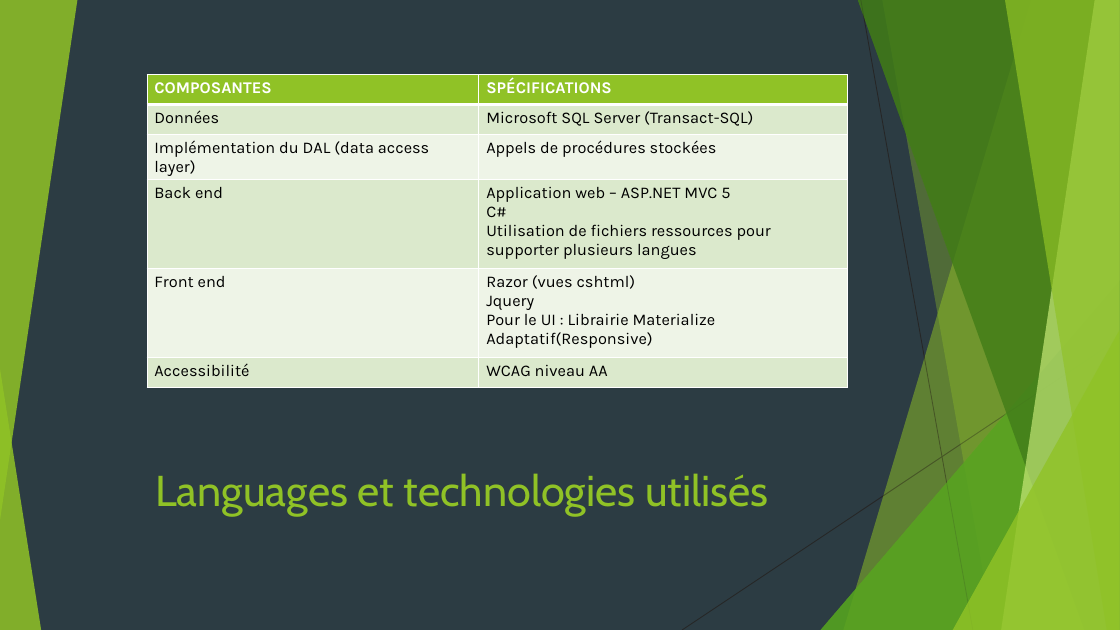
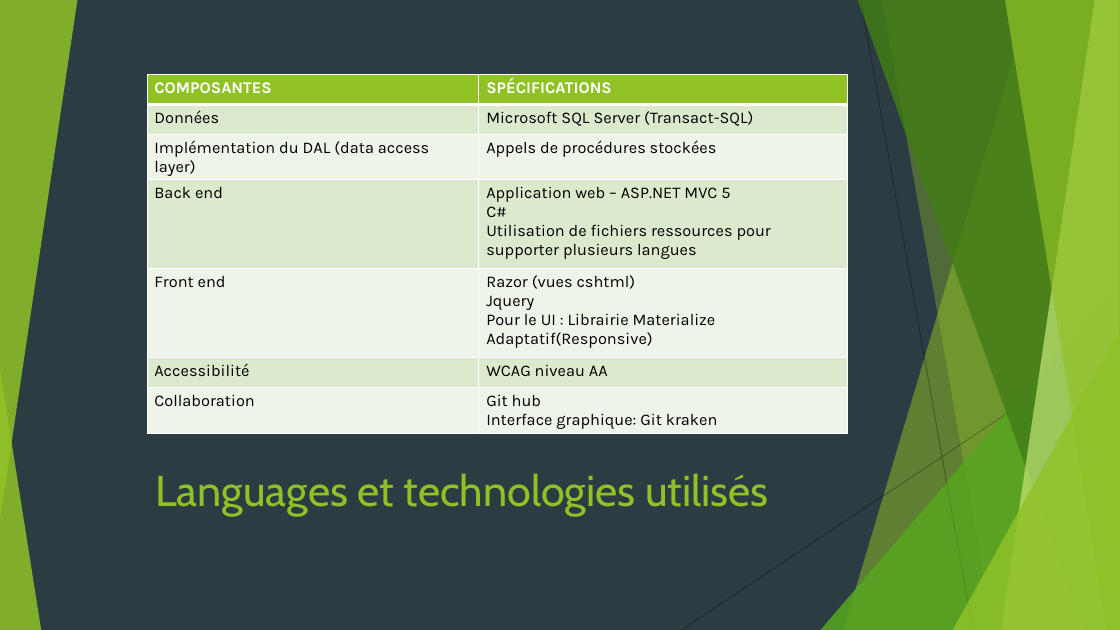
Before and after one commit to zacouse/GestionStages, a slide deck: slide 5 of Documentation/Presentation.pptx. Drawn at 1120x630 pixels with LibreOffice and Linux fonts; fonts in the diff are those of the drawing. Boxes give left, top, right and bottom in pixels: in the first picture for what was removed or moved away, otherwise in the second. Text is boxed around its words. In the diff, an @@ line names an element or a change of style, - is before the commit and + after.

```diff
--- a/Documentation/Presentation.pptx
+++ b/Documentation/Presentation.pptx
@@ table at bbox=[147, 75, 848, 433] @@
+row 7: Collaboration | Git hub / Interface graphique: Git kraken
```
Also in this commit, not shown: 2 other slides changed.
